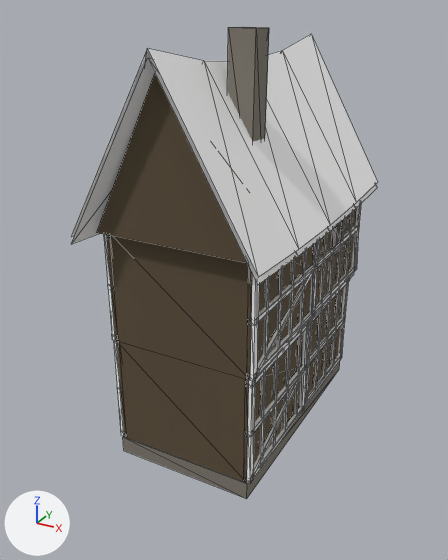
An edit to the glTF model kingdom/assets/generated/town_small/house_narrow_poor_b.glb, drawn before and after from the same camera.
Rendered twice from a 50 mm camera at (6.04, -11.97, 9.42) aimed at (-0.08, -0.84, 3.85). Every picture has the same lights, and +X, +Y and +Z are marked at lower left. The older version comes first. Mesh edges are drawn as thin lines. Vertices at exactly the same position are counted once.

The first picture shows 'house_narrow_poor_b'.
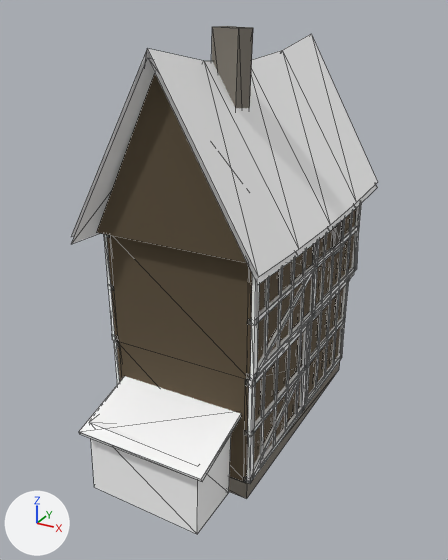
Changed parts and their boxes (x1, y1, x2, y2) in the pictures (448 x 560 px; the box of a moved part takes in the faces that stretch with it):
```json
{"object": "house_narrow_poor_b", "change": "reshaped", "before": [71, 27, 378, 498], "after": [71, 26, 378, 534], "on screen": "8% taller"}
{"part": 1, "of": "me_house_narrow_poor_b", "change": "moved or reshaped", "before": [228, 27, 269, 142], "after": [212, 26, 253, 108]}
{"part": 2, "of": "me_house_narrow_poor_b", "change": "added", "after": [79, 376, 241, 534]}
```

Scene script edits in JSON lines:
```json
{"block": "me_house_narrow_poor_b", "where": "# used by ob_house_narrow_poor_b; location = (0.0, 0.0, 0.0)"}
{"block": "me_house_narrow_poor_b", "where": "# verts and faces of me_house_narrow_poor_b; kept vertices keep their numbers, new ones are numbered from 844"}
{"block": "me_house_narrow_poor_b", "where": "# before: 30 (0.29, -1.44, 5.83), 31 (0.34, -1.44, 9.09) at pixel (228, 27), 32 (0.29, -0.89, 5.83), 33 (0.34, -0.89, 9.09) at pixel (242, 26), 34 (0.84, -1.43, 5.82)"}
{"block": "me_house_narrow_poor_b", "where": "# before: 35 (0.89, -1.43, 9.08) at pixel (256, 28), 36 (0.84, -0.88, 5.82), 37 (0.89, -0.88, 9.08) at pixel (269, 27)"}
{"op": "remove", "block": "me_house_narrow_poor_b", "code": "me_house_narrow_poor_b.from_pydata(...)  # 844 vertices, 1246 faces; spans x -2.01..2.01, y -3.47..3.51, z 0.0..9.09"}
{"op": "add", "block": "me_house_narrow_poor_b", "code": "me_house_narrow_poor_b.from_pydata(...)  # 860 vertices, 1270 faces; spans x -2.01..2.01, y -4.43..3.51, z -0.04..9.1"}
{"block": "me_house_narrow_poor_b", "change": "me_house_narrow_poor_b part 1"}
{"op": "add", "block": "me_house_narrow_poor_b", "code": "verts[30] = (-0.11, -1.43, 5.84)  # moved"}
{"op": "add", "block": "me_house_narrow_poor_b", "code": "verts[31] = (0.0, -1.43, 9.1)  # moved, pixel (212, 26)"}
{"op": "add", "block": "me_house_narrow_poor_b", "code": "verts[32] = (-0.1, -0.88, 5.84)  # moved"}
{"op": "add", "block": "me_house_narrow_poor_b", "code": "verts[33] = (0.02, -0.88, 9.1)  # moved, pixel (227, 26)"}
{"op": "add", "block": "me_house_narrow_poor_b", "code": "verts[34] = (0.44, -1.44, 5.82)  # moved"}
{"op": "add", "block": "me_house_narrow_poor_b", "code": "verts[35] = (0.55, -1.44, 9.08)  # moved, pixel (238, 28)"}
{"op": "add", "block": "me_house_narrow_poor_b", "code": "verts[36] = (0.45, -0.89, 5.82)  # moved"}
{"op": "add", "block": "me_house_narrow_poor_b", "code": "verts[37] = (0.57, -0.89, 9.08)  # moved, pixel (253, 27)"}
{"block": "me_house_narrow_poor_b", "change": "me_house_narrow_poor_b part 2"}
{"block": "me_house_narrow_poor_b", "change": "16 vertices are added at x -1.43..1.43, y -4.43..-2.77, z -0.04..2.09"}
{"block": "me_house_narrow_poor_b", "change": "12 new faces join them, mat_tk_timber"}
{"block": "me_house_narrow_poor_b", "change": "12 new faces join them, mat_tk_shingle"}
```
